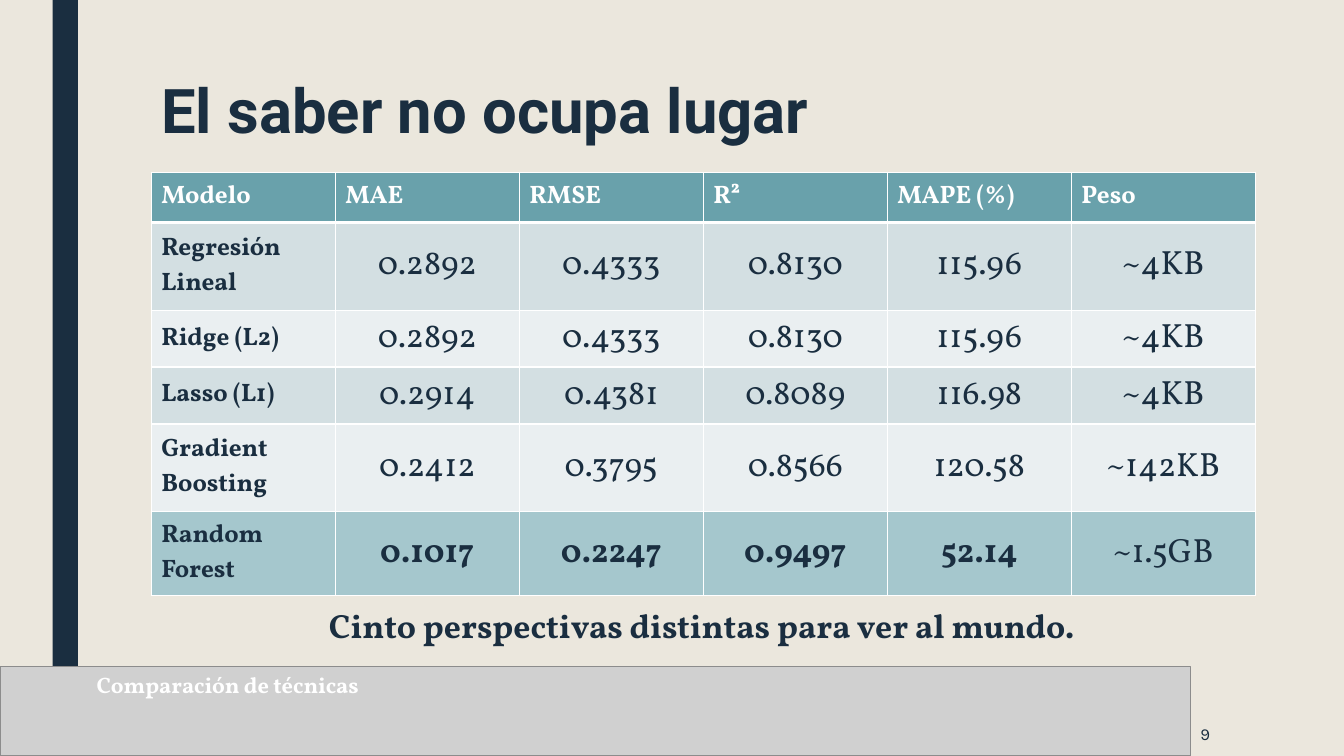
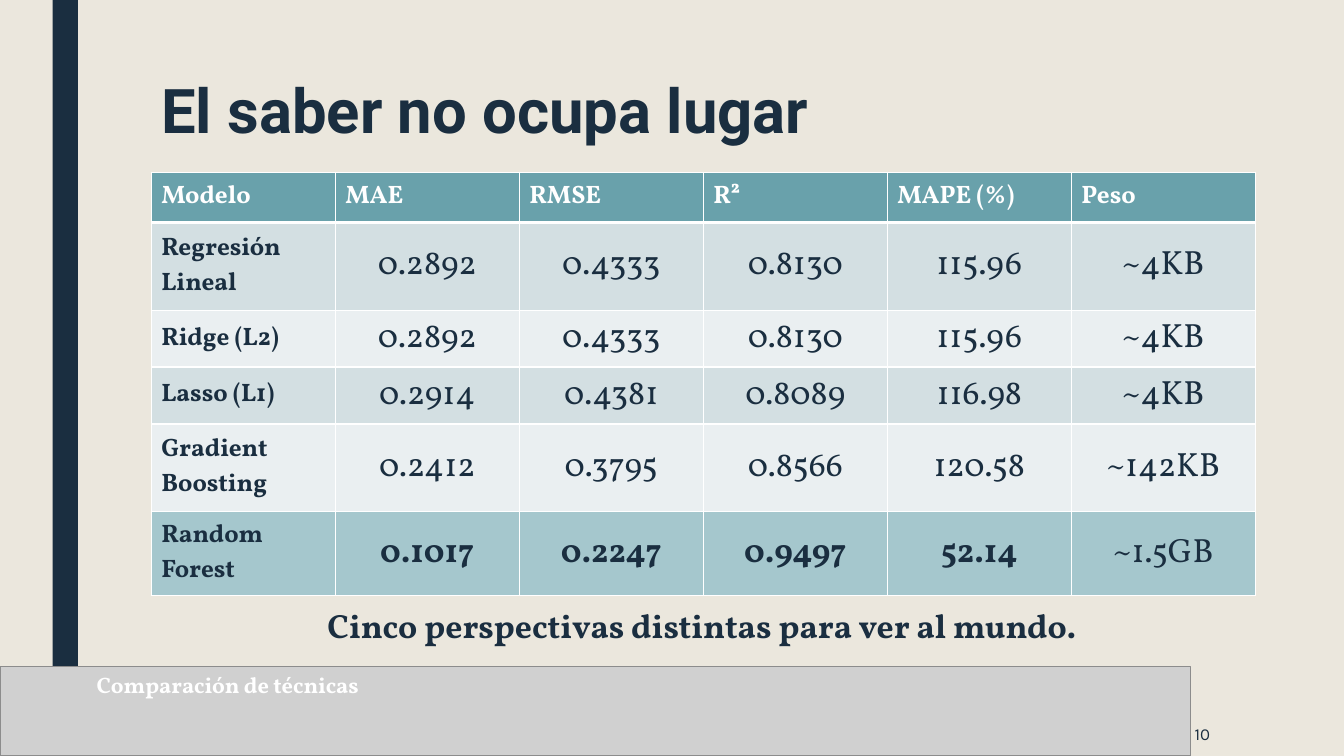
Before and after one commit to ninogoddess/proyecto-autos, a slide deck: slide 10 of entregas/Choque de realidad celso presentacion 1.pptx (slide 9 before the commit). Drawn at 1344x756 pixels with LibreOffice and Linux fonts; fonts in the diff are those of the drawing; grey boxes stand for pictures. Boxes give left, top, right and bottom in pixels: in the first picture for what was removed or moved away, otherwise in the second. Text is boxed around its words. In the diff, an @@ line names an element or a change of style, - is before the commit and + after.

```diff
--- a/entregas/Choque de realidad celso presentacion 1.pptx
+++ b/entregas/Choque de realidad celso presentacion 1.pptx
@@ text at [327, 614, 1076, 647]: text changed @@
-Cinto perspectivas distintas para ver al mundo.
+Cinco perspectivas distintas para ver al mundo.
@@ page number at [1195, 729, 1210, 740]: text changed @@
-9
+10
```
Also in this commit, not shown: 3 other slides changed, 2 slides added, 47 other files.
